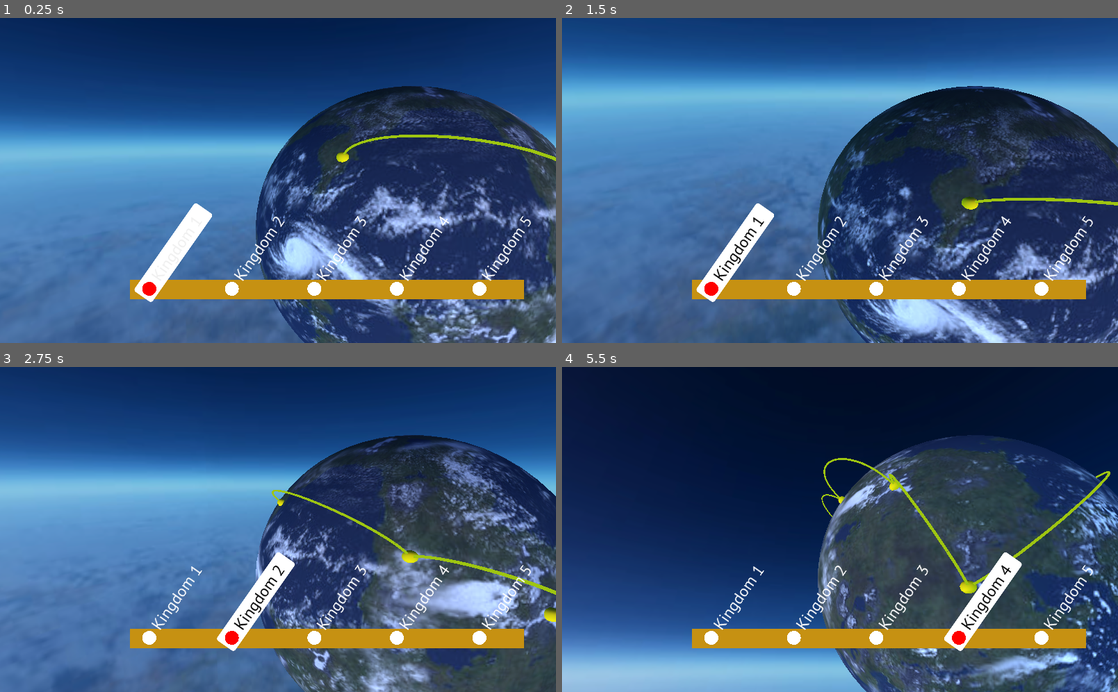
Above: before the commit, frames 1-4 (two rows, left to right).
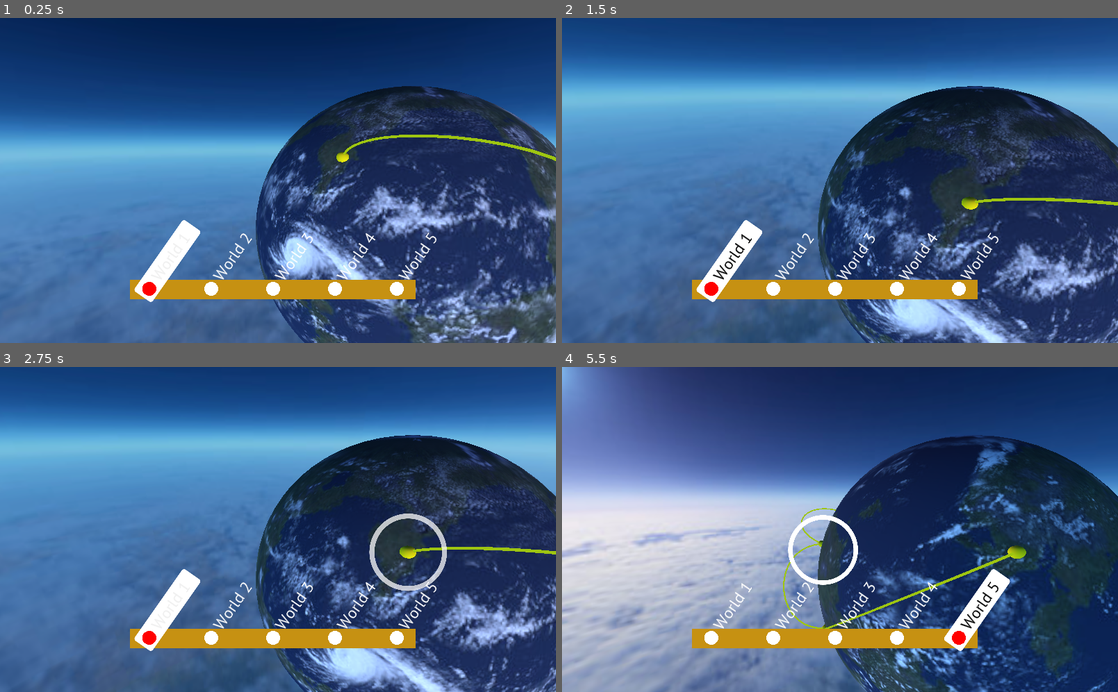
Above: after the commit, the same moments.

Repository: xaguzman/godot-mario-oddisey-kingdom-select
Game: Godot game, scene res://KingdomSelect.tscn
Two runs of this game, one before a commit and one after it. Both use one fixed random seed, a clock stepped at 60 frames per second and the inputs below.
Inputs (mouse positions are in pixels of both pictures, inside the frame that each line leads up to):
- Up to frame 1 (0.25 s): no input
- Up to frame 2 (1.5 s): click (739, 248) at 0.5 s, where only the run before the commit has a clickable "Kingdom 1"; click (734, 255) at 1.25 s, where only the run after the commit has a clickable "World 1"
- Up to frame 3 (2.75 s): click (261, 597) at 2 s, where only the run before the commit has a clickable "Kingdom 2"
- Up to frame 4 (5.5 s): click (795, 604) at 2.75 s, where only the run after the commit has a clickable "World 2"; click (901, 597) at 3.5 s, where only the run before the commit has a clickable "Kingdom 3"; click (856, 604) at 4.25 s, where only the run after the commit has a clickable "World 3"; click (984, 597) at 5 s, where only the run before the commit has a clickable "Kingdom 4"

The runs differ from the first frame. In frame 1, 3.0% of the frame differs, in the area x 32-96%, y 57-87%; in frame 2, 3.2%; in frame 3, 67%; in frame 4, 89%, in the area x 0-100%, y 0-100%.

Commit message:
changed the names

Diff:
--- a/KingdomSelect.tscn
+++ b/KingdomSelect.tscn
@@ -37,14 +37,16 @@
 kingdoms = [ ExtResource( 2 ), ExtResource( 3 ), ExtResource( 4 ), ExtResource( 5 ), ExtResource( 6 ) ]
 
 [node name="CanvasLayer" type="CanvasLayer" parent="."]
-editor/display_folded = true
 
 [node name="MarginContainer" type="MarginContainer" parent="CanvasLayer"]
 anchor_left = 0.5
+anchor_top = 0.5
 anchor_right = 0.5
-anchor_bottom = 1.0
+anchor_bottom = 0.5
 margin_left = -253.0
+margin_top = -300.0
 margin_right = 253.0
+margin_bottom = 300.0
 custom_constants/margin_bottom = 80
 
 [node name="VBoxContainer" type="VBoxContainer" parent="CanvasLayer/MarginContainer"]
@@ -53,20 +55,19 @@
 alignment = 2
 
 [node name="HBoxContainer" type="HBoxContainer" parent="CanvasLayer/MarginContainer/VBoxContainer"]
-margin_left = 253.0
 margin_top = 316.0
-margin_right = 253.0
+margin_right = 506.0
 margin_bottom = 516.0
 rect_min_size = Vector2( 0, 200 )
-size_flags_horizontal = 4
-size_flags_vertical = 8
+size_flags_vertical = 0
+alignment = 1
 
 [node name="MarginContainer" type="MarginContainer" parent="CanvasLayer/MarginContainer/VBoxContainer"]
 show_behind_parent = true
 margin_top = 520.0
 margin_right = 506.0
 margin_bottom = 520.0
-custom_constants/margin_right = 50
+custom_constants/margin_right = 60
 custom_constants/margin_top = -37
 custom_constants/margin_left = -20
 
@@ -74,7 +75,7 @@
 show_behind_parent = true
 margin_left = -20.0
 margin_top = -37.0
-margin_right = 456.0
+margin_right = 446.0
 margin_bottom = -1.0
 rect_min_size = Vector2( 0, 36 )
 size_flags_vertical = 0
--- a/kingdoms/kingdom1.tres
+++ b/kingdoms/kingdom1.tres
@@ -4,6 +4,6 @@
 
 [resource]
 script = ExtResource( 1 )
-name = "Kingdom 1"
+name = "World 1"
 x = -34.676
 y = -50.431
--- a/kingdoms/kingdom2.tres
+++ b/kingdoms/kingdom2.tres
@@ -4,6 +4,6 @@
 
 [resource]
 script = ExtResource( 1 )
-name = "Kingdom 2"
+name = "World 2"
 x = -25.574
 y = 9.355
--- a/kingdoms/kingdom3.tres
+++ b/kingdoms/kingdom3.tres
@@ -4,6 +4,6 @@
 
 [resource]
 script = ExtResource( 1 )
-name = "Kingdom 3"
+name = "World 3"
 x = -14.096
 y = 39.972
--- a/kingdoms/kingdom4.tres
+++ b/kingdoms/kingdom4.tres
@@ -4,6 +4,6 @@
 
 [resource]
 script = ExtResource( 1 )
-name = "Kingdom 4"
+name = "World 4"
 x = 17.655
 y = 53.834
--- a/kingdoms/kingdom5.tres
+++ b/kingdoms/kingdom5.tres
@@ -4,6 +4,6 @@
 
 [resource]
 script = ExtResource( 1 )
-name = "Kingdom 5"
+name = "World 5"
 x = -23.625
 y = 121.249
